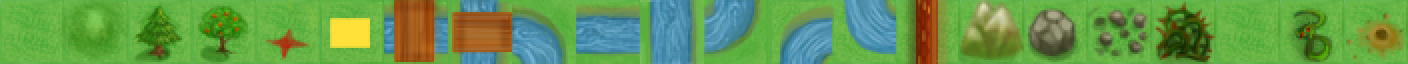
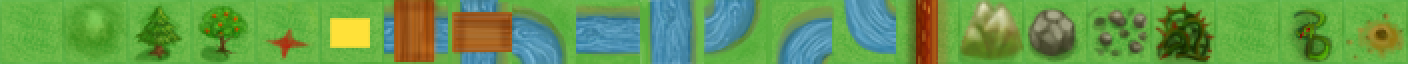
Two versions of the same layered image (w=1408, h=64). Layer-by-layer changes:
painted on "Background" over (774, 30, 790, 64)
